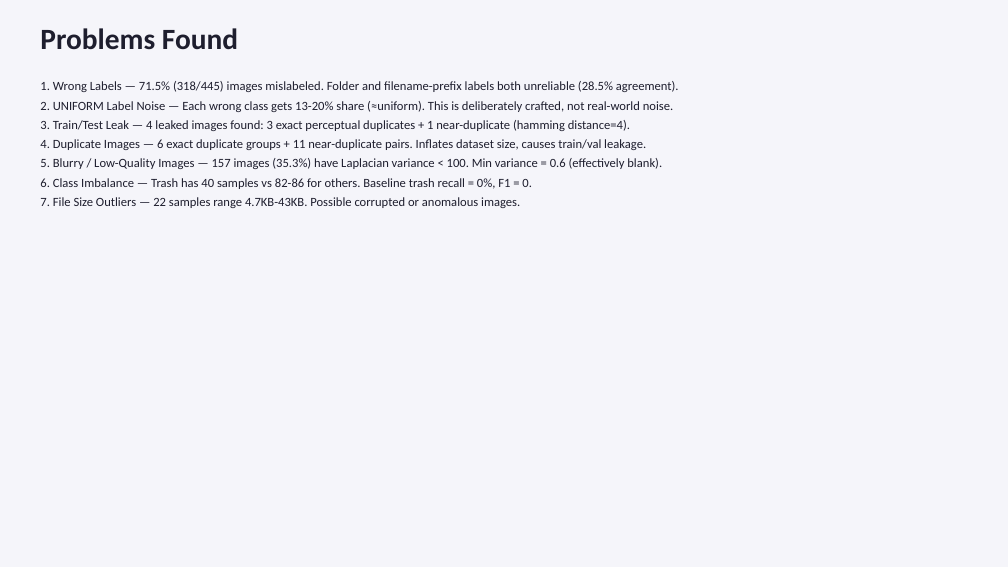
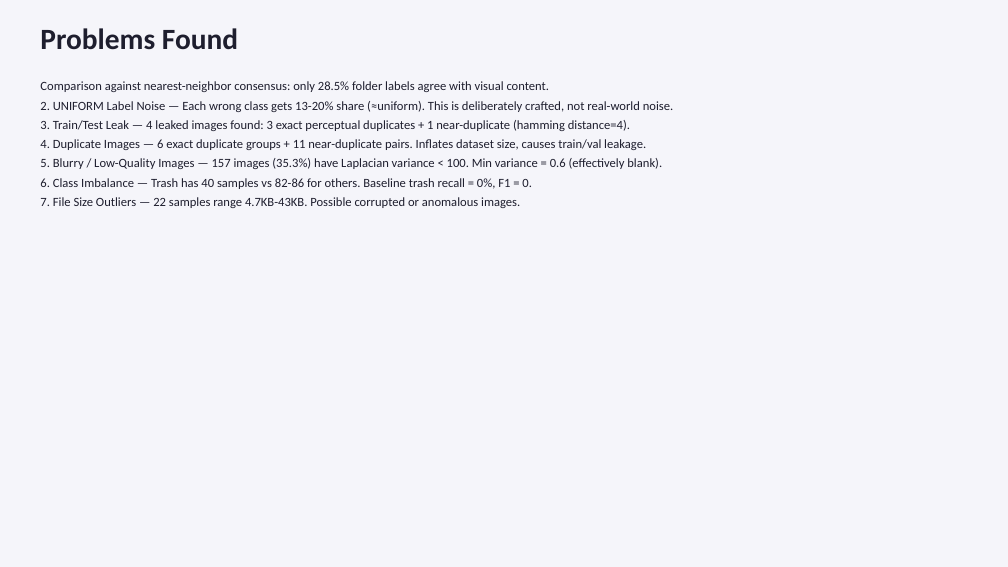
Before and after one commit to adityashirsatrao007/hackaithon-waste-classification, a slide deck: slide 2 of reports/Round1_Data_Detective.pptx. Drawn at 1008x567 pixels with LibreOffice and Linux fonts; fonts in the diff are those of the drawing. Boxes give left, top, right and bottom in pixels: in the first picture for what was removed or moved away, otherwise in the second. Text is boxed around its words. In the diff, an @@ line names an element or a change of style, - is before the commit and + after.

```diff
--- a/reports/Round1_Data_Detective.pptx
+++ b/reports/Round1_Data_Detective.pptx
@@ text at <box>40,81,550,92</box>: text changed @@
-1. Wrong Labels — 71.5% (318/445) images mislabeled. Folder and filename-prefix labels both unreliable (28.5% agreement).
+Comparison against nearest-neighbor consensus: only 28.5% folder labels agree with visual content.
```
Also in this commit, not shown: 2 other slides changed.
